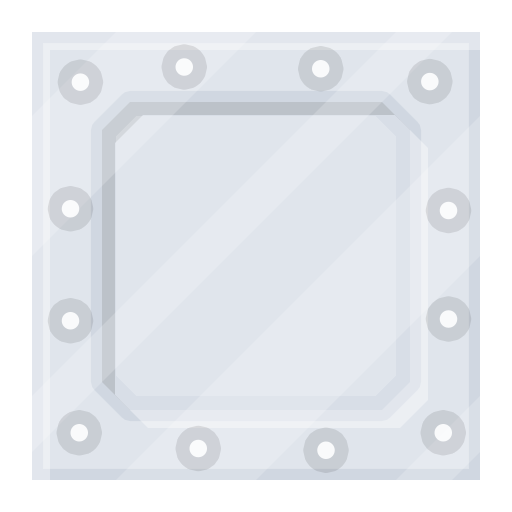
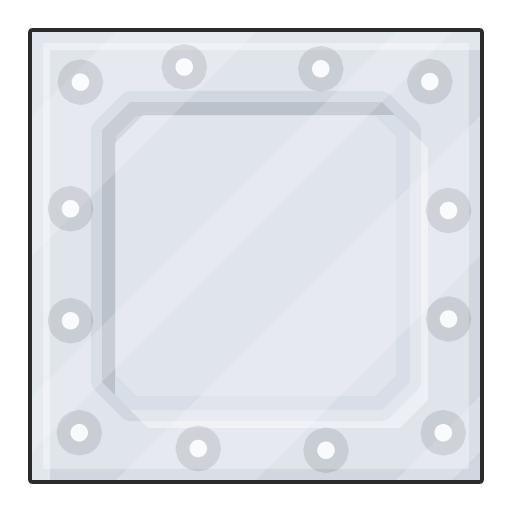
Layers edited between the first and the second 512×512 image:
pixels changed over [28, 28, 484, 484] (layer not identified)
